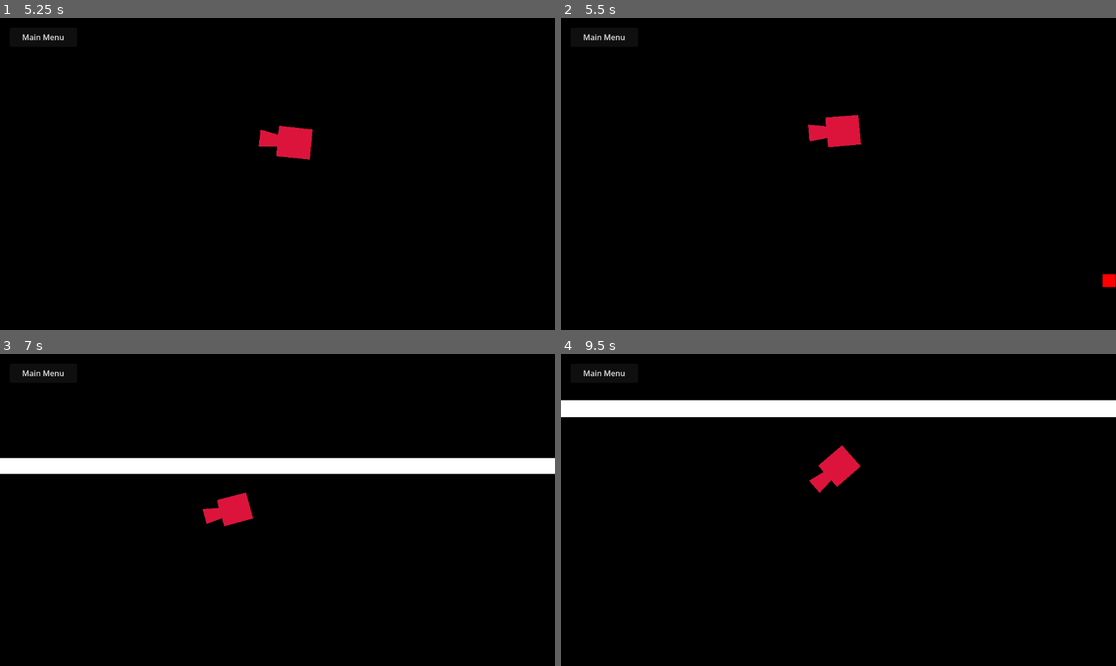
Above: before the commit, frames 1-4 (two rows, left to right).
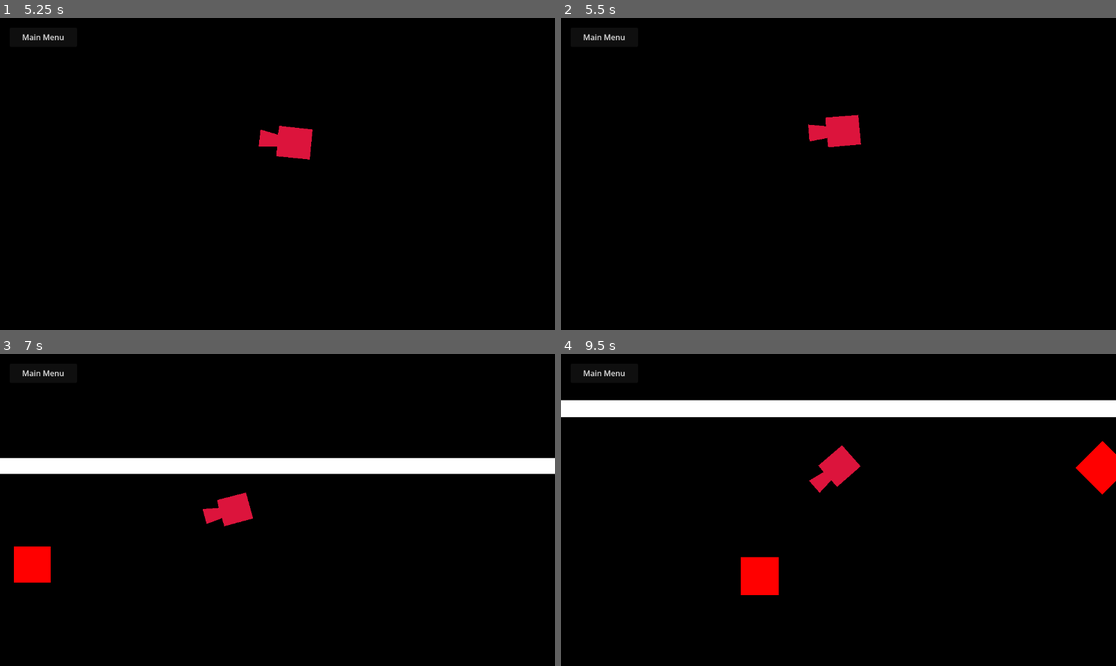
Above: after the commit, the same moments.

Repository: Henk-Studios/4hour
Game: Godot game, scene res://scenes/main.tscn
Same seed, same stepped clock (60 frames per second), same inputs: the game is played once before the commit and once after it.
Inputs (mouse positions are in pixels of both pictures, inside the frame that each line leads up to):
- Up to frame 1 (5.25 s): click "PLAY" at 0.5 s; click "Main Menu" at 1.25 s; click "PLAY" at 2 s; tap Enter at 2.75 s; move the mouse to (399, 158) at 2.77 s; hold D 2.78-3.53 s; tap R at 2.85, 4.35 s; move the mouse to (166, 189) at 3.52 s; hold S 3.53-4.28 s; tap M at 3.6, 5.1 s; move the mouse to (333, 105) at 4.27 s; hold D 4.28-5.03 s; tap Space at 5 s; move the mouse to (249, 236) at 5.02 s; hold W from 5.03 s (still down)
- Up to frame 2 (5.5 s): keep holding W
- Up to frame 3 (7 s): move the mouse to (444, 556) at 5.77 s; release W at 5.78 s; hold A from 5.78 s (still down); tap R at 5.85 s; move the mouse to (111, 463) at 6.52 s; tap M at 6.6 s
- Up to frame 4 (9.5 s): move the mouse to (866, 510) at 7.27 s; release A at 7.28 s; hold S 7.28-8.03 s; tap R at 7.35, 8.85 s; move the mouse to (755, 432) at 8.02 s; hold D 8.03-8.78 s; tap M at 8.1 s; move the mouse to (960, 494) at 8.77 s; hold W from 8.78 s (still down)

Frame 1 is identical in both runs. In frame 2, 0.1% of the frame differs, in the area x 97-100%, y 81-87%; in frame 3, 0.8%; in frame 4, 1.6%, in the area x 32-100%, y 27-78%.

Commit message:
enemies!!

Diff:
--- a/4-hour/project.godot
+++ b/4-hour/project.godot
@@ -19,6 +19,11 @@
 
 Manager="*uid://dkqc8ldm1peq4"
 
+[global_group]
+
+players=""
+enemies=""
+
 [layer_names]
 
 2d_physics/layer_1="walls"
--- a/4-hour/scenes/enemy.tscn
+++ b/4-hour/scenes/enemy.tscn
@@ -1,24 +1,29 @@
 [gd_scene format=3 uid="uid://chce21ad316j3"]
 
-[ext_resource type="Script" uid="uid://rj2iu8kkawq" path="res://scripts/enemy.gd" id="1_7p1mj"]
+[ext_resource type="Script" uid="uid://dfv3j3or6ofjy" path="res://scripts/enemy (2).gd" id="1_md0e3"]
 [ext_resource type="PackedScene" uid="uid://ckrmo50iceg6i" path="res://scenes/bullet.tscn" id="2_md0e3"]
 
-[sub_resource type="RectangleShape2D" id="RectangleShape2D_gldc4"]
-size = Vector2(1.125926, 1.0839686)
+[sub_resource type="PhysicsMaterial" id="PhysicsMaterial_md0e3"]
+friction = 0.03
+bounce = 1.2
+
+[sub_resource type="CircleShape2D" id="CircleShape2D_md0e3"]
+radius = 0.51789504
 
 [sub_resource type="CanvasTexture" id="CanvasTexture_0cso3"]
 
-[node name="Enemy" type="RigidBody2D" unique_id=403151553]
+[node name="Enemy" type="RigidBody2D" unique_id=403151553 groups=["enemies"]]
 collision_layer = 8
+collision_mask = 9
+physics_material_override = SubResource("PhysicsMaterial_md0e3")
 gravity_scale = 0.0
-script = ExtResource("1_7p1mj")
-target_position = Vector2(500, 12000)
+script = ExtResource("1_md0e3")
 bullet_scene = ExtResource("2_md0e3")
 
 [node name="CollisionShape2D" type="CollisionShape2D" parent="." unique_id=1706670355]
 position = Vector2(0.04074073, 0.0038166046)
-scale = Vector2(40, 40)
-shape = SubResource("RectangleShape2D_gldc4")
+scale = Vector2(125, 125)
+shape = SubResource("CircleShape2D_md0e3")
 
 [node name="Sprite2D" type="Sprite2D" parent="CollisionShape2D" unique_id=822816239]
 modulate = Color(1, 0, 0, 1)
--- a/4-hour/scenes/map.tscn
+++ b/4-hour/scenes/map.tscn
@@ -1,18 +1,12 @@
 [gd_scene format=3 uid="uid://dw43wp4blps34"]
 
 [ext_resource type="PackedScene" uid="uid://bqwtw7sm3twww" path="res://scenes/block.tscn" id="1_4xfga"]
+[ext_resource type="Script" path="res://scripts/map.gd" id="1_paxxb"]
 [ext_resource type="PackedScene" uid="uid://chce21ad316j3" path="res://scenes/enemy.tscn" id="2_gldc4"]
 [ext_resource type="PackedScene" uid="uid://ckrmo50iceg6i" path="res://scenes/bullet.tscn" id="3_gldc4"]
-[ext_resource type="PackedScene" path="res://scenes/block.tscn" id="1_4xfga"]
-[ext_resource type="Script" uid="uid://d2ew58pm8ctrn" path="res://scripts/map.gd" id="1_paxxb"]
-[ext_resource type="Script" path="res://scripts/enemy.gd" id="2_paxxb"]
+[ext_resource type="PackedScene" uid="uid://d3hoe8ia86688" path="res://scenes/spawner.tscn" id="5_2klcf"]
 
 [sub_resource type="CanvasTexture" id="CanvasTexture_gldc4"]
-
-[sub_resource type="RectangleShape2D" id="RectangleShape2D_gldc4"]
-size = Vector2(1.125926, 1.0839686)
-
-[sub_resource type="CanvasTexture" id="CanvasTexture_0cso3"]
 
 [sub_resource type="NavigationPolygon" id="NavigationPolygon_4xfga"]
 vertices = PackedVector2Array(3477.0078, 4514.008, -868, 4520.9766, -868, 73.97656, 3484.9766, 66.00781)
@@ -133,4 +127,11 @@
 
 [node name="Bullet" parent="." unique_id=2102187426 instance=ExtResource("3_gldc4")]
 position = Vector2(2508, 386)
+
+[node name="Spawner" parent="." unique_id=1506309729 instance=ExtResource("5_2klcf")]
+position = Vector2(-734, 185)
+
+[node name="Spawner2" parent="." unique_id=526522952 instance=ExtResource("5_2klcf")]
+position = Vector2(3322, 214)
+
 [connection signal="pressed" from="UI/BackButton" to="." method="_on_back_button_pressed"]
--- a/4-hour/scenes/player.tscn
+++ b/4-hour/scenes/player.tscn
@@ -1,11 +1,11 @@
 [gd_scene format=3 uid="uid://baqbykt0p3fos"]
 
-[ext_resource type="Script" uid="uid://dh4ojuawod8qs" path="res://scripts/player.gd" id="1_3vyb7"]
+[ext_resource type="Script" path="res://scripts/player.gd" id="1_3vyb7"]
 
 [sub_resource type="CircleShape2D" id="CircleShape2D_u8vuu"]
 radius = 50.08992
 
-[node name="Player" type="CharacterBody2D" unique_id=1254713233 node_paths=PackedStringArray("polygon", "collision_shape")]
+[node name="Player" type="CharacterBody2D" unique_id=1254713233 node_paths=PackedStringArray("polygon", "collision_shape") groups=["players"]]
 script = ExtResource("1_3vyb7")
 polygon = NodePath("Polygon2D")
 collision_shape = NodePath("CollisionShape2D")
--- a/4-hour/scenes/spawner.tscn
+++ b/4-hour/scenes/spawner.tscn
@@ -1,6 +1,6 @@
 [gd_scene format=3 uid="uid://d3hoe8ia86688"]
 
-[ext_resource type="Script" uid="uid://byihgkyjobfuu" path="res://scenes/spawner.gd" id="1_2vbf6"]
+[ext_resource type="Script" uid="uid://byihgkyjobfuu" path="res://scripts/spawner.gd" id="1_2vbf6"]
 [ext_resource type="PackedScene" uid="uid://chce21ad316j3" path="res://scenes/enemy.tscn" id="2_ik2nu"]
 
 [node name="Spawner" type="Node2D" unique_id=1506309729]
--- a/4-hour/scripts/enemy (2).gd
+++ b/4-hour/scripts/enemy (2).gd
@@ -1,12 +1,74 @@
 extends RigidBody2D
 
-@export var speed: float = 200.0
-@export var target_position: Vector2 = Vector2.ZERO
+# --- Targeting ---
+var target_player: Node2D = null
+var target_position: Vector2 = Vector2.ZERO
 
-func _physics_process(delta):
+# --- Movement (burst system) ---
+@export var burst_force: float = 600.0
+@export var burst_interval: float = 0.8
+@export var max_speed: float = 350.0
+
+var burst_timer: float = 0.0
+
+# --- Gunner variables ---
+@export var is_gunner: bool = false
+@export var shoot_interval: float = 1.0
+@export var bullet_speed: float = 400.0
+@export var bullet_scene: PackedScene
+
+var shoot_timer: Timer
+
+func _ready():
+	sleeping = false
+	custom_integrator = true
+
+	# Pick ONE player at spawn
+	var players = get_tree().get_nodes_in_group("players")
+	if players.size() > 0:
+		target_player = players[randi() % players.size()]
+
+	# Shooting setup
+	if is_gunner and bullet_scene:
+		shoot_timer = Timer.new()
+		shoot_timer.wait_time = shoot_interval
+		shoot_timer.one_shot = false
+		shoot_timer.autostart = true
+		add_child(shoot_timer)
+		shoot_timer.timeout.connect(_on_shoot_timeout)
+
+func _integrate_forces(state):
+	if target_player and target_player.is_inside_tree():
+		target_position = target_player.global_position
+
+	# --- BURST MOVEMENT ---
+	burst_timer -= state.get_step()
+
+	if burst_timer <= 0.0:
+		_apply_burst()
+		burst_timer = burst_interval
+
+	# --- Clamp speed so physics stays stable ---
+	if linear_velocity.length() > max_speed:
+		linear_velocity = linear_velocity.normalized() * max_speed
+
+func _apply_burst():
 	if target_position == Vector2.ZERO:
 		return
 
-	var direction = (target_position - global_position).normalized()
+	var dir = (target_position - global_position).normalized()
 
-	linear_velocity = direction * speed
+	# small randomness so they don’t stack perfectly
+	dir = (dir + Vector2(randf_range(-0.2, 0.2), randf_range(-0.2, 0.2))).normalized()
+
+	apply_central_impulse(dir * burst_force)
+
+func _on_shoot_timeout():
+	if not bullet_scene or target_position == Vector2.ZERO:
+		return
+
+	var bullet = bullet_scene.instantiate()
+	bullet.global_position = global_position
+	bullet.direction = (target_position - global_position).normalized()
+	bullet.speed = bullet_speed
+	get_tree().current_scene.add_child(bullet)
--- a/4-hour/scripts/enemy.gd
+++ b/4-hour/scripts/enemy.gd
@@ -2,7 +2,10 @@
 
 # --- Movement ---
 @export var speed: float = 200.0
-@export var target_position: Vector2 = Vector2.ZERO
+@export var bounce_force: float = 200.0
+
+var target_player: Node2D = null
+var target_position: Vector2 = Vector2.ZERO
 
 # --- Gunner variables ---
 @export var is_gunner: bool = false
@@ -10,14 +13,28 @@
 @export var bullet_speed: float = 400.0
 @export var bullet_scene: PackedScene         # Assign your BulletBase scene here
 
-# --- Internal ---
-var start_position: Vector2
+# --- Unstuck variables ---
+@export var stuck_threshold: float = 0.05   # Minimum movement to consider “moving”
+@export var stuck_check_time: float = 0.3  # Seconds to check for stuck
+@export var unstuck_force: float = 300.0
+@export var unstuck_duration: float = 0.2  # How long to move in random direction
+
 var shoot_timer: Timer
+var last_position: Vector2
+var stuck_timer: float = 0.0
+var unstuck_timer: float = 0.0
+var unstuck_dir: Vector2 = Vector2.ZERO
+
 
 func _ready():
 	sleeping = false
 	custom_integrator = true
-	start_position = global_position
+
+	# Choose a target player at spawn
+	var players = get_tree().get_nodes_in_group("players")
+	if players.size() > 0:
+		target_player = players[randi() % players.size()]
+		target_position = target_player.global_position
 
 	# Setup shooting timer if this enemy is a gunner
 	if is_gunner and bullet_scene:
@@ -29,17 +46,39 @@
 		shoot_timer.timeout.connect(_on_shoot_timeout)
 
 func _integrate_forces(state):
-	# --- Movement ---
-	if target_position != Vector2.ZERO:
-		var desired_dir = (target_position - global_position).normalized()
-		var motion = desired_dir * speed * state.get_step()
-		var collision = move_and_collide(motion)
-		if collision:
-			# Slide along wall
-			var slide_dir = desired_dir.slide(collision.get_normal())
-			slide_dir = slide_dir.normalized() * speed * 1.5 * state.get_step()
-			move_and_collide(slide_dir)
+	# Update target position if the player still exists
+	if target_player and target_player.is_inside_tree():
+		target_position = target_player.global_position
 
+	if target_position == Vector2.ZERO:
+		return
+
+	# --- Movement direction ---
+	var desired_dir = (target_position - global_position).normalized()
+	var motion = desired_dir * speed * state.get_step()
+
+	# --- Move the enemy ---
+	var collision = move_and_collide(motion)
+	if collision:
+		var slide_dir = desired_dir.slide(collision.get_normal())
+		slide_dir = slide_dir.normalized() * speed * 1.5 * state.get_step()
+		move_and_collide(slide_dir)
+
+	# --- Unstuck detection ---
+	var moved = global_position.distance_to(last_position)
+	if moved < stuck_threshold and unstuck_timer <= 0.0:
+		stuck_timer += state.get_step()
+		if stuck_timer >= stuck_check_time:
+			# Pick a random direction to move for a short burst
+			var angle = randf() * PI * 2
+			unstuck_dir = Vector2(cos(angle), sin(angle)).normalized()
+			unstuck_timer = unstuck_duration
+			stuck_timer = 0.0
+	else:
+		stuck_timer = 0.0
+
+
+	last_position = global_position
 
 
 func _on_shoot_timeout():
Renamed: 4-hour/scenes/spawner.gd -> 4-hour/scripts/spawner.gd
Renamed: 4-hour/scenes/spawner.gd.uid -> 4-hour/scripts/spawner.gd.uid
